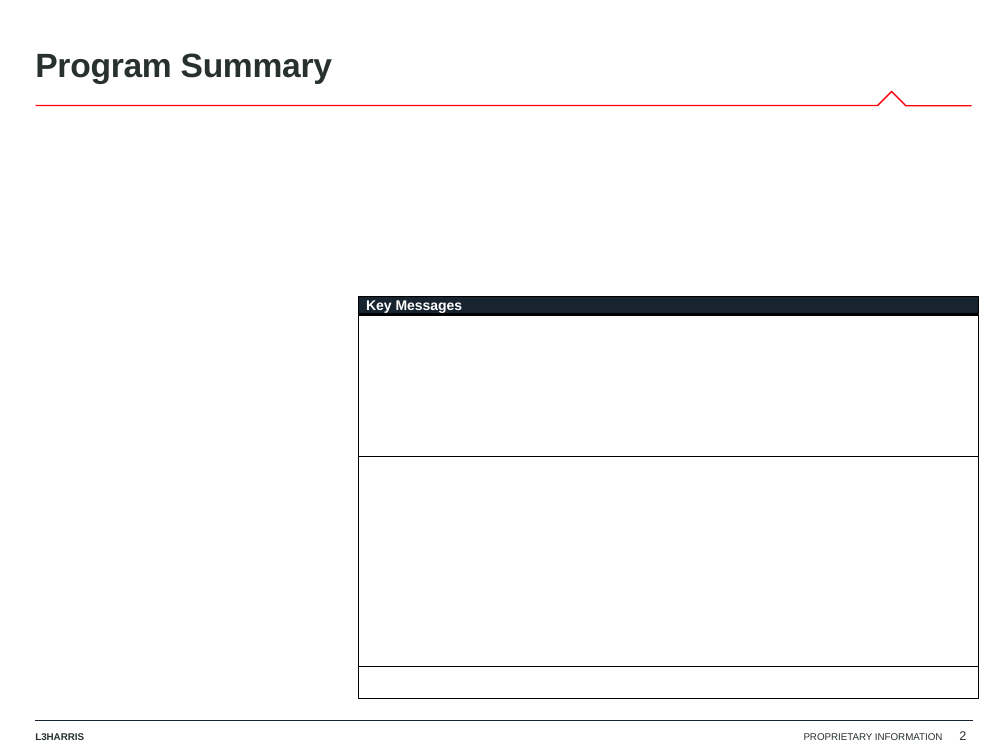
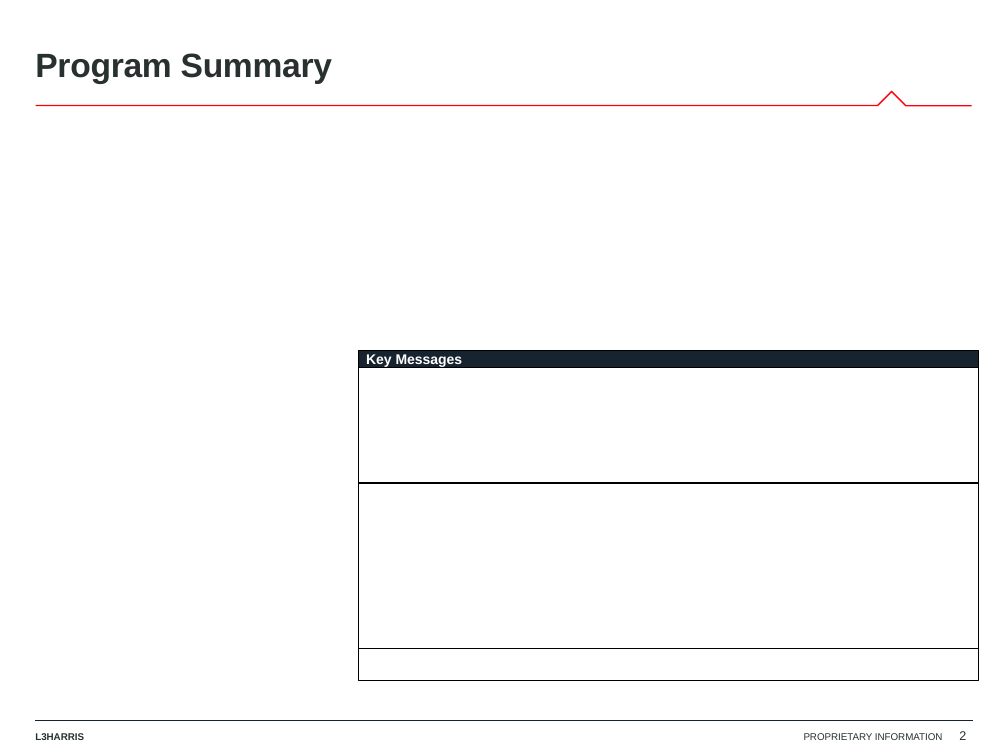
Before and after one commit to seeeyeguy/portal, a slide deck: slide 2 of api/src/program_review_tool/utils/review/export/assets/PRT.pptx. Drawn at 1008x756 pixels with LibreOffice and Linux fonts; fonts in the diff are those of the drawing; background and template pictures are left out. Boxes give left, top, right and bottom in pixels: in the first picture for what was removed or moved away, otherwise in the second. Text is boxed around its words. In the diff, an @@ line names an element or a change of style, - is before the commit and + after.

```diff
--- a/api/src/program_review_tool/utils/review/export/assets/PRT.pptx
+++ b/api/src/program_review_tool/utils/review/export/assets/PRT.pptx
@@ rectangle "Key Messages": place and size @@
-rectangle "Key Messages" at bbox=[359, 296, 979, 313]
+rectangle "Key Messages" at bbox=[359, 351, 979, 368]
@@ rectangle: place and size @@
-rectangle at bbox=[359, 314, 979, 456]
+rectangle at bbox=[359, 368, 979, 483]
@@ rectangle: place and size @@
-rectangle at bbox=[359, 457, 979, 666]
+rectangle at bbox=[359, 483, 979, 648]
@@ rectangle: place and size @@
-rectangle at bbox=[359, 666, 979, 699]
+rectangle at bbox=[359, 648, 979, 680]
```
Also in this commit, not shown: 2 other slides changed, 1 other file.
